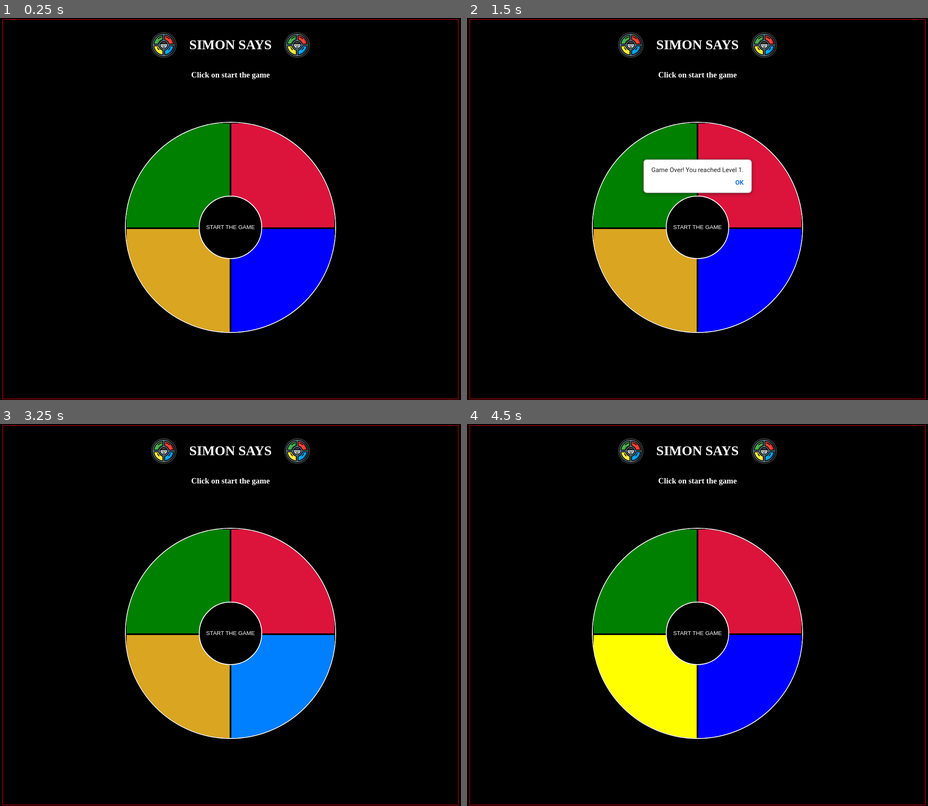
Above: before the commit, frames 1-4 (two rows, left to right).
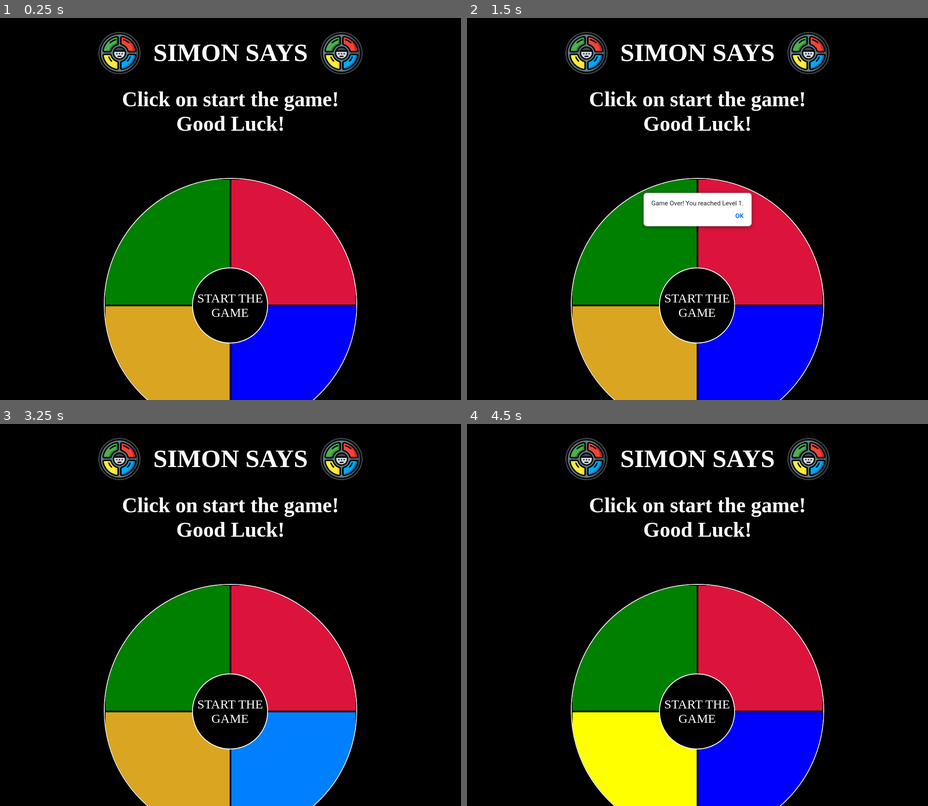
Above: after the commit, the same moments.

Repository: jillwilliams/simon_says_game
Game: browser game, page index.html
Same seed, same stepped clock (60 frames per second), same inputs: the game is played once before the commit and once after it. When the page shows a pop-up message, it is drawn as a white box for half a second while everything else waits; a line starting with > is the answer the replay typed.
Inputs (mouse positions are in pixels of both pictures, inside the frame that each line leads up to; where the layout moved, square brackets give the same spot in the first picture):
- Up to frame 1 (0.25 s): no input
- Up to frame 2 (1.5 s): click "START THE GAME" at 0.27 s; click (762, 243) [748, 174] at 1.27 s
- Up to frame 3 (3.25 s): click (165, 775) [179, 687] at 1.87 s; click "START THE GAME" at 2.02 s; click (165, 649) [179, 580] at 2.47 s; click (295, 775) [281, 687] at 3.07 s
- Up to frame 4 (4.5 s): click (632, 775) [646, 687] at 3.67 s; click "START THE GAME" at 4.27 s

The runs differ from the first frame. In frame 1, 32% of the frame differs, in the area x 0-100%, y 0-100%; in frame 2, 34%; in frame 3, 32%; in frame 4, 32%.

Commit message:
draft

Diff:
--- a/index.html
+++ b/index.html
@@ -20,7 +20,7 @@
                 <img src="./images/simon_says.png" alt="simon says" class="simon-image" />
             </div>
             <div class="directions">
-                <h3>Click on start the game</h3>
+                <h3>Click on start the game!<br>Good Luck!</h3>
             </div>
             <!-- <div class="start-button-div">
                 <button class="start-game-button">
@@ -40,7 +40,7 @@
                     <!-- <div class="circle-top"></div> -->
                     <div class="start-button-div">
                         <button class="start-game-button">
-                            START THE GAME
+                            START THE <br>GAME
                         </button>
                     </div>
                 </div>
--- a/styles.css
+++ b/styles.css
@@ -11,10 +11,11 @@
     display: flex;
     justify-content: center;
     align-items: center;
+    font-family: "Iceland";
 }
 
 .container {
-    border: 1px red solid;
+    /* border: 1px red solid; */
     color: white;
     width: 90%;
     height: 900px;
@@ -29,19 +30,21 @@
 
 /* simon says images */
 .simon-image {
-    width: 60px;
-    height: 60px;
+    width: 100px;
+    height: 100px;
     margin: 30px;
 }
 
 /* text: simon says */
 .title-div h1 {
     text-align: center;
+    font-size: 60px;
 }
 
 /* text: directions */
 .directions h3 {
     text-align: center;
+    font-size: 50px;
 }
 
 /* the div for start button */
@@ -63,8 +66,8 @@
 
 /* the outer circle of the gameboard */
 .outer-circle {
-    width: 500px;
-    height: 500px;
+    width: 600px;
+    height: 600px;
     border: 2px solid white;
     margin: 0px auto;
     border-radius: 50%;
@@ -79,12 +82,13 @@
 
 /* green piece */
 .green-light {
-    width: 250px;
-    height: 250px;
+    width: 300px;
+    height: 300px;
     color: green;
     border: 2px black solid;
     background-color: green;
     border-bottom-right-radius: 50px;
+    cursor: pointer;
 }
 
 /* .green-light:hover {
@@ -97,11 +101,12 @@
 
 /* red light */
 .red-light {
-    width: 250px;
-    height: 250px;
+    width: 300px;
+    height: 300px;
     color: crimson;
     border: 2px black solid;
     background-color: crimson;
+    cursor: pointer;
 }
 
 /* .red-light:hover {
@@ -109,7 +114,7 @@
 } */
 
 .red-light.active {
-    background-color: #ff0000;
+    background-color: red;
 }
 
 /* the second row */
@@ -119,11 +124,12 @@
 
 /* yellow-light */
 .yellow-light {
-    width: 250px;
-    height: 250px;
+    width: 300px;
+    height: 300px;
     color: gold;
     border: 2px black solid;
     background-color: #DAA520;
+    cursor: pointer;
 }
 
 /* .yellow-light:hover {
@@ -136,11 +142,12 @@
 
 /* blue light */
 .blue-light {
-    width: 250px;
-    height: 250px;
+    width: 300px;
+    height: 300px;
     color: blue;
     border: 2px black solid;
     background-color: blue;
+    cursor: pointer;
 }
 
 /* .blue-light:hover {
@@ -153,17 +160,20 @@
 
 /* start game button */
 .start-game-button {
-    width: 150px;
-    height: 150px;
+    width: 180px;
+    height: 180px;
     border-radius: 50%;
     border: 2px white solid;
     position: absolute;
-    top: 173px;
-    left: 173px;
+    top: 210px;
+    left: 207px;
     background-color: black;
     color: white;
     cursor: pointer;
     transition: 1s;
+    font-size: 30px;
+    font-family: inherit;
+
 }
 
 .start-game-button:hover {
